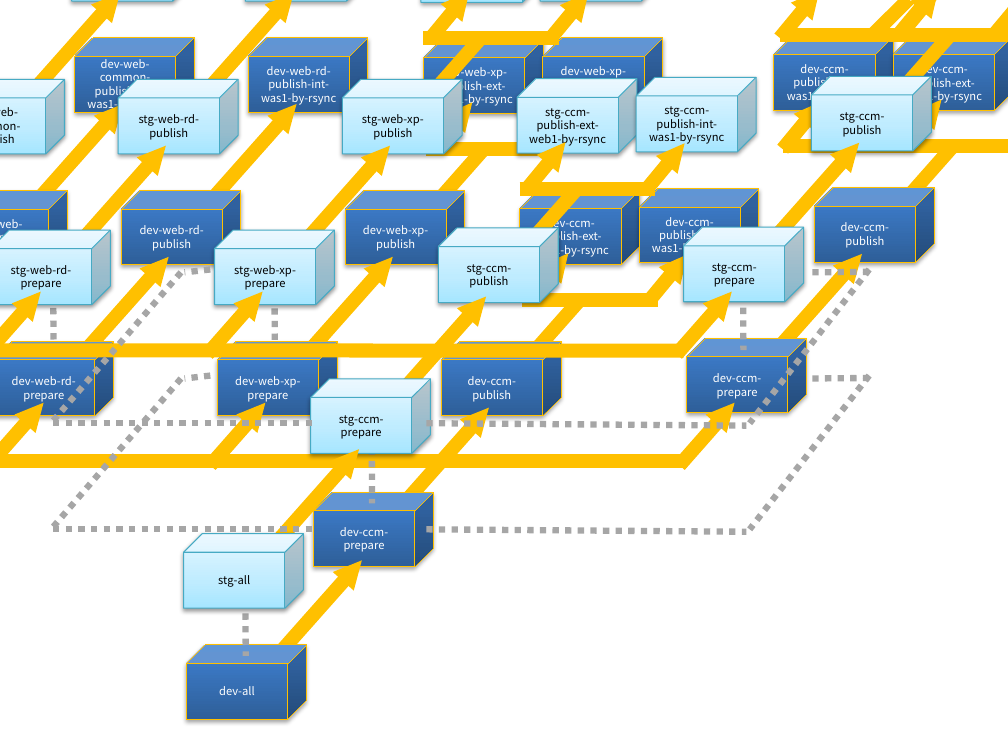
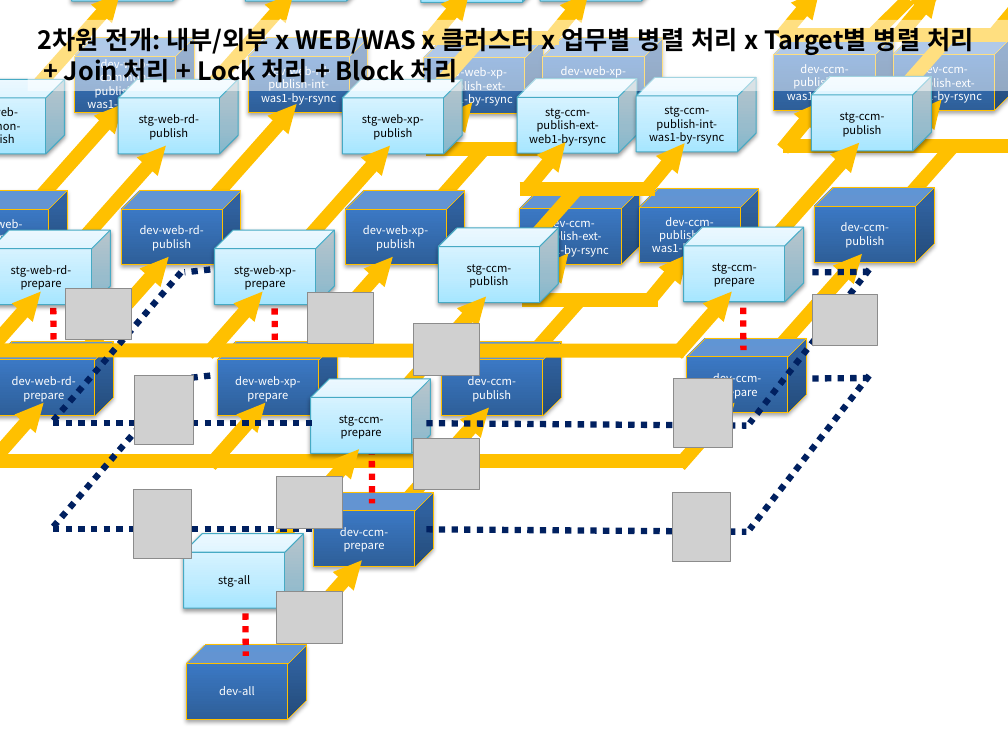
Before and after one commit to kwbaek/codelabor, a slide deck: slide 6 of documentation/draft/ci-environment/dependency-diagram(draft).pptx. Drawn at 1008x756 pixels with LibreOffice and Linux fonts; fonts in the diff are those of the drawing; grey boxes stand for pictures; background and template pictures are left out. Boxes give left, top, right and bottom in pixels: in the first picture for what was removed or moved away, otherwise in the second. Text is boxed around its words. In the diff, an @@ line names an element or a change of style, - is before the commit and + after.

```diff
--- a/documentation/draft/ci-environment/dependency-diagram(draft).pptx
+++ b/documentation/draft/ci-environment/dependency-diagram(draft).pptx
@@ rectangle added at (28,20,1008,92), fill #FFFFFF at 50% opacity, 18 pt, text #000000, bold @@
+2차원 전개: 내부/외부 x WEB/WAS x 클러스터 x 업무별 병렬 처리 x Target별 병렬 처리
++ Join 처리 + Lock 처리 + Block 처리
@@ line (211, 269) - (184, 272): stroke #A6A6A6 4.5 pt dashed to #002060 4.5 pt dashed @@
@@ line (869, 269) - (750, 423): stroke #A6A6A6 4.5 pt dashed to #002060 4.5 pt dashed @@
@@ line (181, 272) - (51, 422): stroke #A6A6A6 4.5 pt dashed to #002060 4.5 pt dashed @@
@@ line (53, 283) - (53, 351): stroke #A6A6A6 4.5 pt dashed to #FF0000 4.5 pt dashed @@
@@ picture added at (66,288,131,340) @@
@@ line (274, 283) - (275, 351): stroke #A6A6A6 4.5 pt dashed to #FF0000 4.5 pt dashed @@
@@ picture added at (307,292,373,344) @@
@@ line (743, 282) - (744, 350): stroke #A6A6A6 4.5 pt dashed to #FF0000 4.5 pt dashed @@
@@ line (869, 272) - (806, 272): stroke #A6A6A6 4.5 pt dashed to #002060 4.5 pt dashed @@
@@ picture added at (812,294,878,346) @@
@@ picture added at (414,324,480,375) @@
@@ line (181, 379) - (51, 529): stroke #A6A6A6 4.5 pt dashed to #002060 4.5 pt dashed @@
@@ picture added at (135,375,194,444) @@
@@ line (211, 376) - (184, 379): stroke #A6A6A6 4.5 pt dashed to #002060 4.5 pt dashed @@
@@ picture added at (674,379,733,448) @@
@@ line (869, 376) - (750, 529): stroke #A6A6A6 4.5 pt dashed to #002060 4.5 pt dashed @@
@@ line (869, 378) - (806, 379): stroke #A6A6A6 4.5 pt dashed to #002060 4.5 pt dashed @@
@@ line (53, 422) - (313, 422): stroke #A6A6A6 4.5 pt dashed to #002060 4.5 pt dashed @@
@@ line (372, 435) - (372, 503): stroke #A6A6A6 4.5 pt dashed to #FF0000 4.5 pt dashed @@
@@ picture added at (414,438,480,490) @@
@@ line (426, 423) - (747, 425): stroke #A6A6A6 4.5 pt dashed to #002060 4.5 pt dashed @@
@@ picture added at (277,477,343,528) @@
@@ picture added at (133,490,192,558) @@
@@ picture added at (672,493,731,561) @@
@@ line (53, 529) - (313, 529): stroke #A6A6A6 4.5 pt dashed to #002060 4.5 pt dashed @@
@@ line (426, 529) - (747, 532): stroke #A6A6A6 4.5 pt dashed to #002060 4.5 pt dashed @@
@@ line (245, 589) - (246, 656): stroke #A6A6A6 4.5 pt dashed to #FF0000 4.5 pt dashed @@
@@ picture added at (277,592,343,643) @@
```
Also in this commit, not shown: 6 other slides changed.
